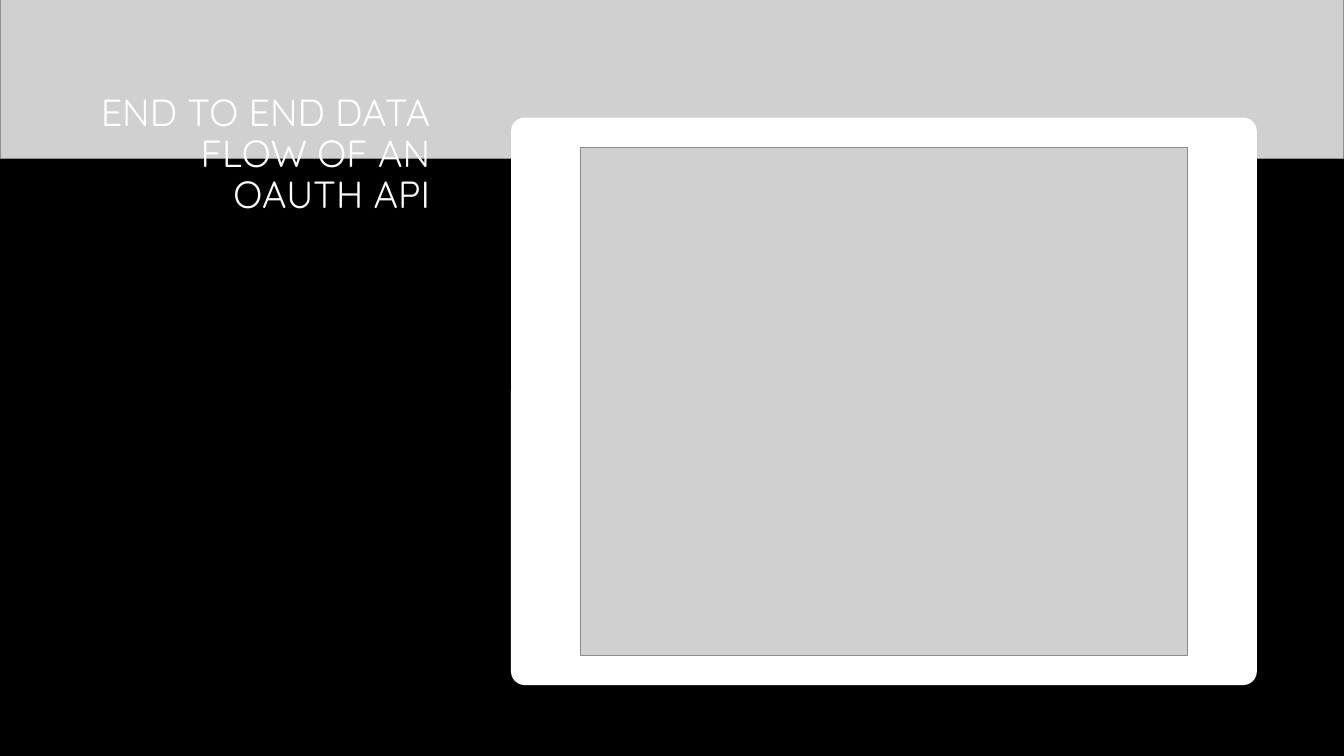
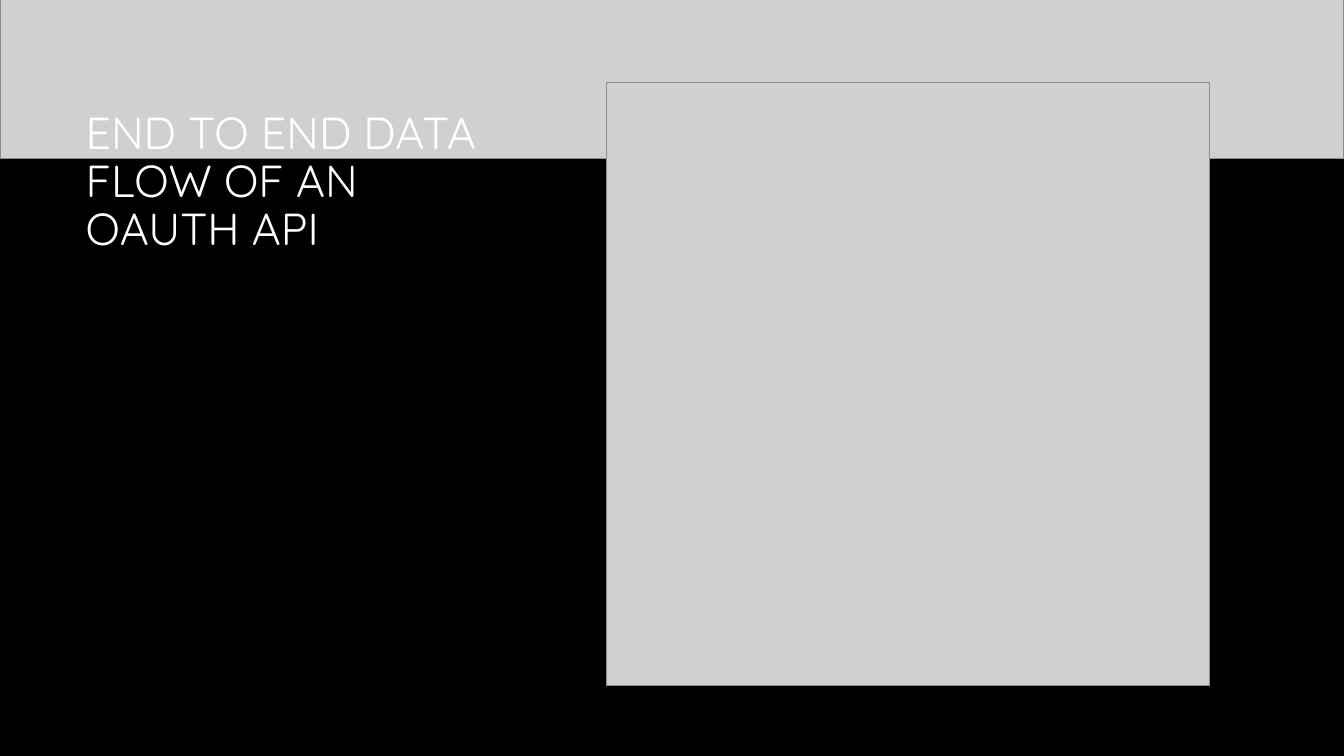
Before and after one commit to dtarvin/web-420, a slide deck: slide 8 of week-9/tarvin-presentation-9.1.pptx (slide 7 before the commit). Drawn at 1344x756 pixels with LibreOffice and Linux fonts; fonts in the diff are those of the drawing; grey boxes stand for pictures; background and template pictures are left out. Boxes give left, top, right and bottom in pixels: in the first picture for what was removed or moved away, otherwise in the second. Text is boxed around its words. In the diff, an @@ line names an element or a change of style, - is before the commit and + after.

```diff
--- a/week-9/tarvin-presentation-9.1.pptx
+++ b/week-9/tarvin-presentation-9.1.pptx
@@ background #FFFFFF to #000000 @@
@@ rectangle removed at (x1=0, y1=0, x2=1344, y2=756) @@
@@ title "END TO END DATA FLOW ..." at (x1=86, y1=118, x2=476, y2=246): size 27 to 32 pt; alignment right to left; vertical alignment middle to bottom @@
@@ picture resized from (x1=580, y1=147, x2=1188, y2=655) to (x1=607, y1=83, x2=1210, y2=686) @@
@@ rounded rectangle removed at (x1=511, y1=118, x2=1257, y2=686) @@
```
Also in this commit, not shown: 5 other slides changed, 2 slides added, 1 slide removed, 18 other files.
